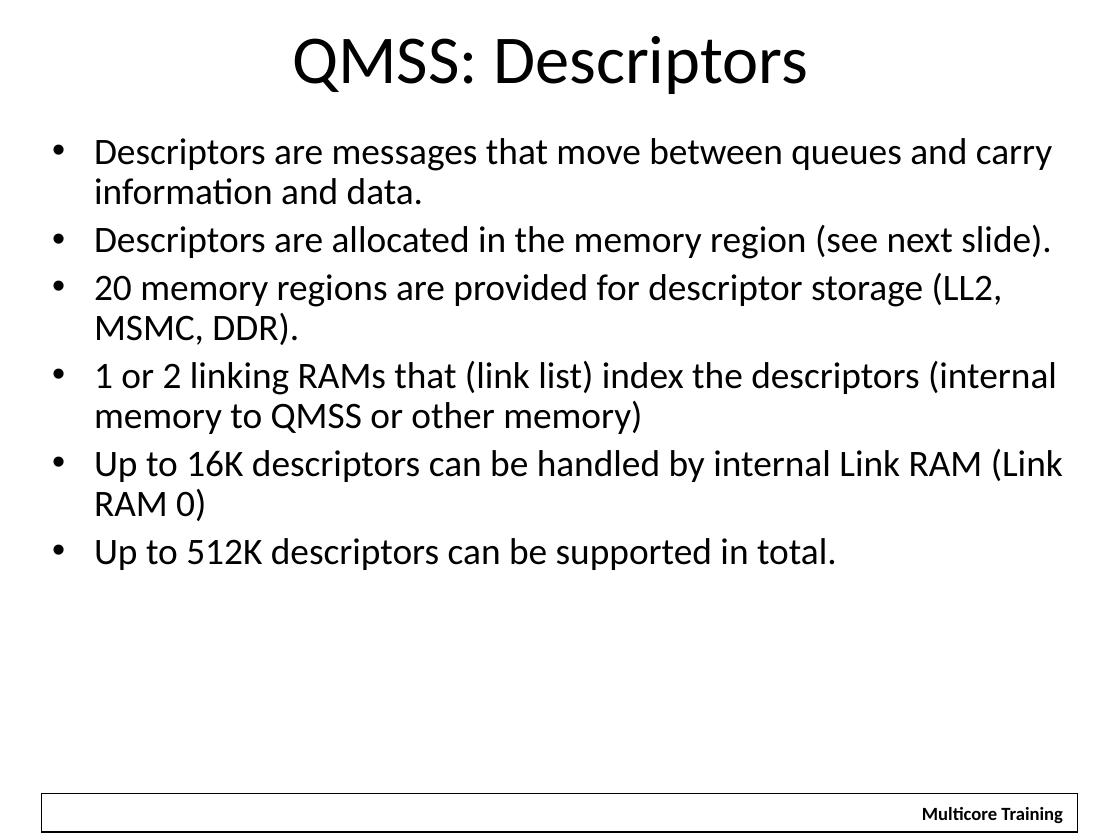
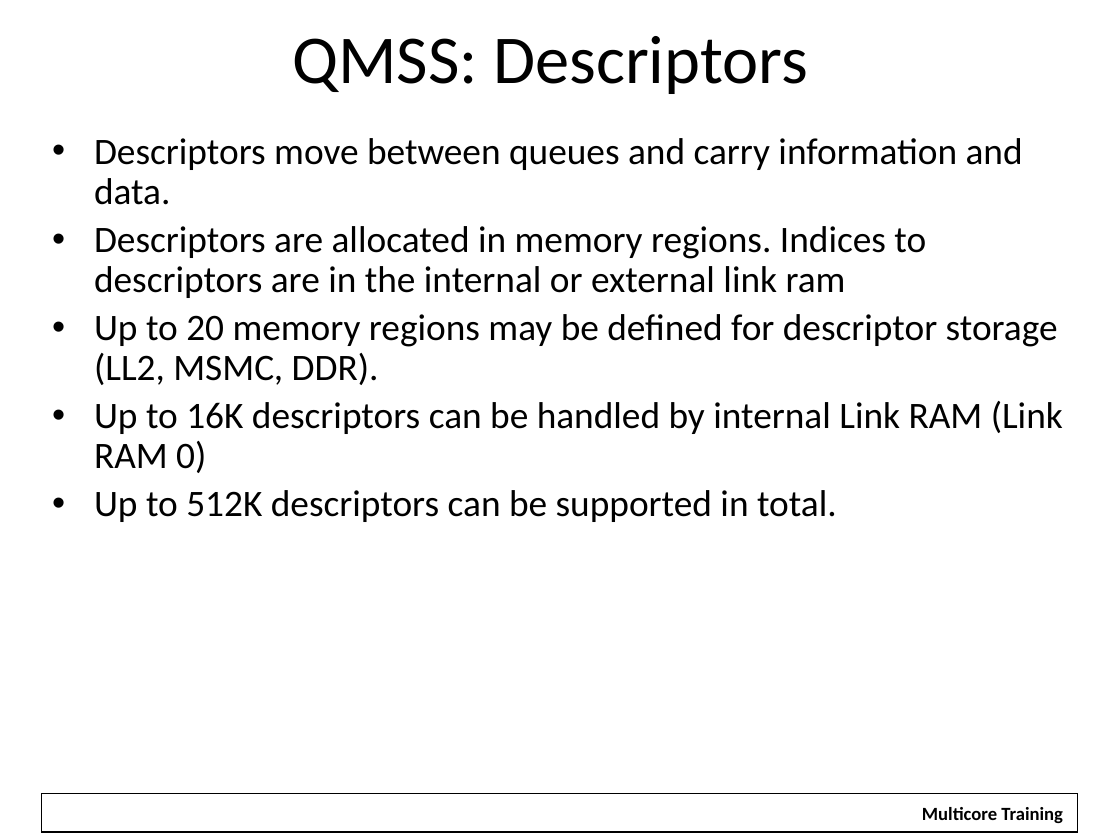
Before and after one commit to hari1989/keystone-workshop, a slide deck: slide 17 of slides/Intro to Multicore Navigator.pptx (slide 11 before the commit). Drawn at 1120x840 pixels with LibreOffice and Linux fonts; fonts in the diff are those of the drawing; background and template pictures are left out. Boxes give left, top, right and bottom in pixels: in the first picture for what was removed or moved away, otherwise in the second. Text is boxed around its words. In the diff, an @@ line names an element or a change of style, - is before the commit and + after.

```diff
--- a/slides/Intro to Multicore Navigator.pptx
+++ b/slides/Intro to Multicore Navigator.pptx
@@ text at (94, 138, 1058, 385): text changed @@
-• Descriptors are messages that move between queues and carry information and data.
-• Descriptors are allocated in the memory region (see next slide).
-• 20 memory regions are provided for descriptor storage (LL2, MSMC, DDR).
-• 1 or 2 linking RAMs that (link list) index the descriptors (internal memory to QMSS or other memory)
+• Descriptors move between queues and carry information and data.
+• Descriptors are allocated in memory regions. Indices to descriptors are in the internal or external link ram
+• Up to 20 memory regions may be defined for descriptor storage (LL2, MSMC, DDR).
```
Also in this commit, not shown: 15 other slides changed, 21 slides added, 14 slides removed.
